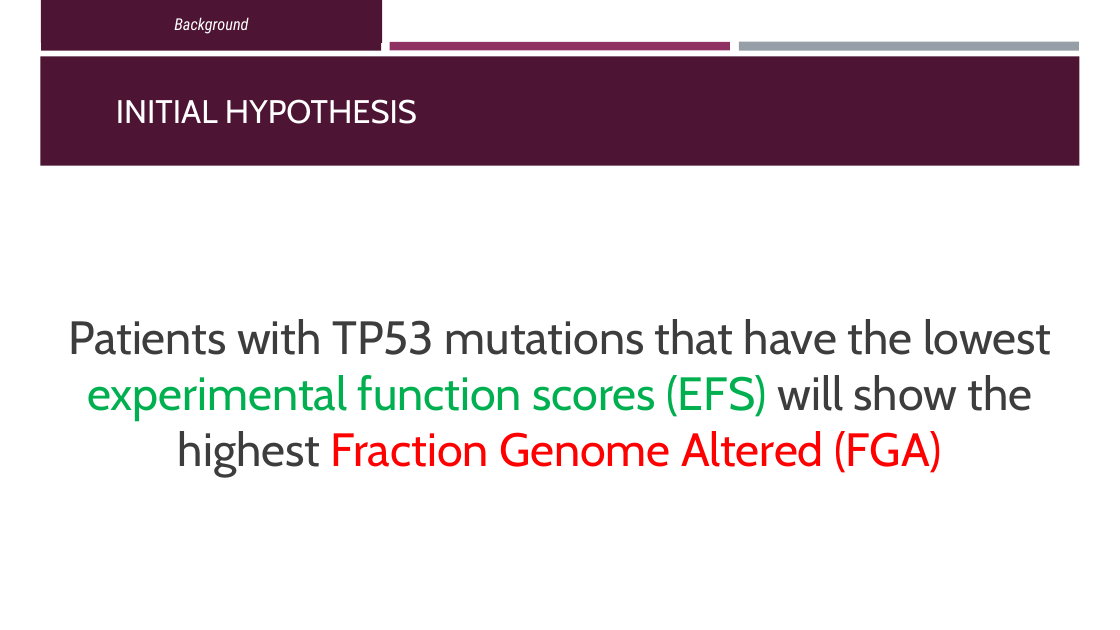
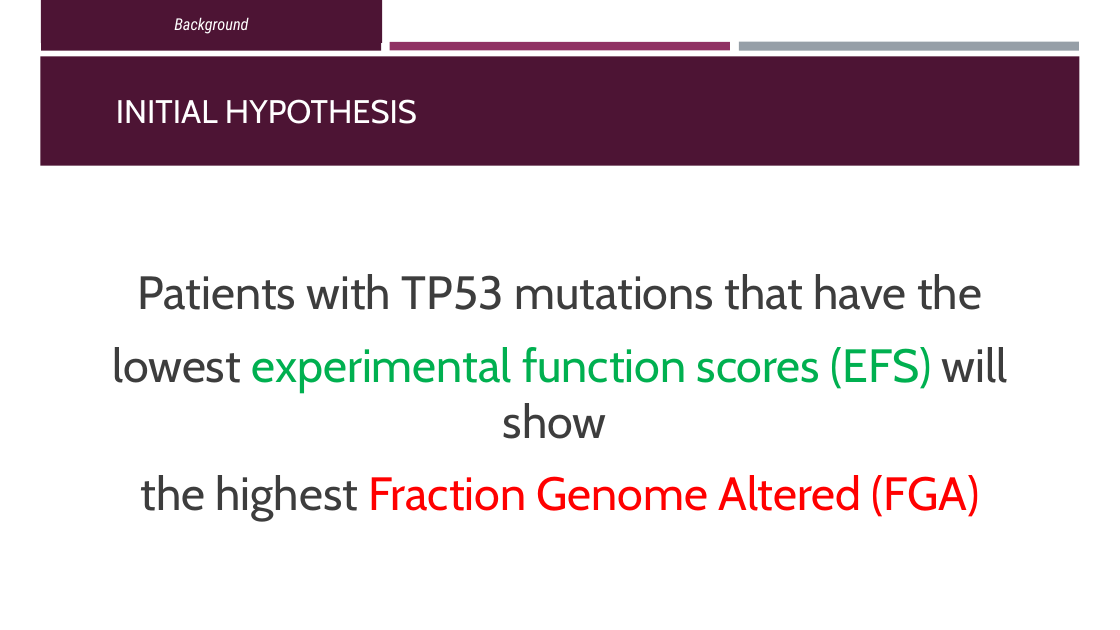
Before and after one commit to OrnitB/cancer_bioinformatics, a slide deck: slide 7 of project/project_background/Final Project Presentation - Ornit Bhonkar 2026.pptx. Drawn at 1120x630 pixels with LibreOffice and Linux fonts; fonts in the diff are those of the drawing. Boxes give left, top, right and bottom in pixels: in the first picture for what was removed or moved away, otherwise in the second. Text is boxed around its words. In the diff, an @@ line names an element or a change of style, - is before the commit and + after.

```diff
--- a/project/project_background/Final Project Presentation - Ornit Bhonkar 2026.pptx
+++ b/project/project_background/Final Project Presentation - Ornit Bhonkar 2026.pptx
@@ text at [112, 274, 1008, 521]: text changed @@
-Patients with TP53 mutations that have the lowest experimental function scores (EFS) will show the highest Fraction Genome Altered (FGA)
+Patients with TP53 mutations that have the
+lowest experimental function scores (EFS) will show
+the highest Fraction Genome Altered (FGA)
```
Also in this commit, not shown: 8 other slides changed, 4 slides removed, 5 other files.
